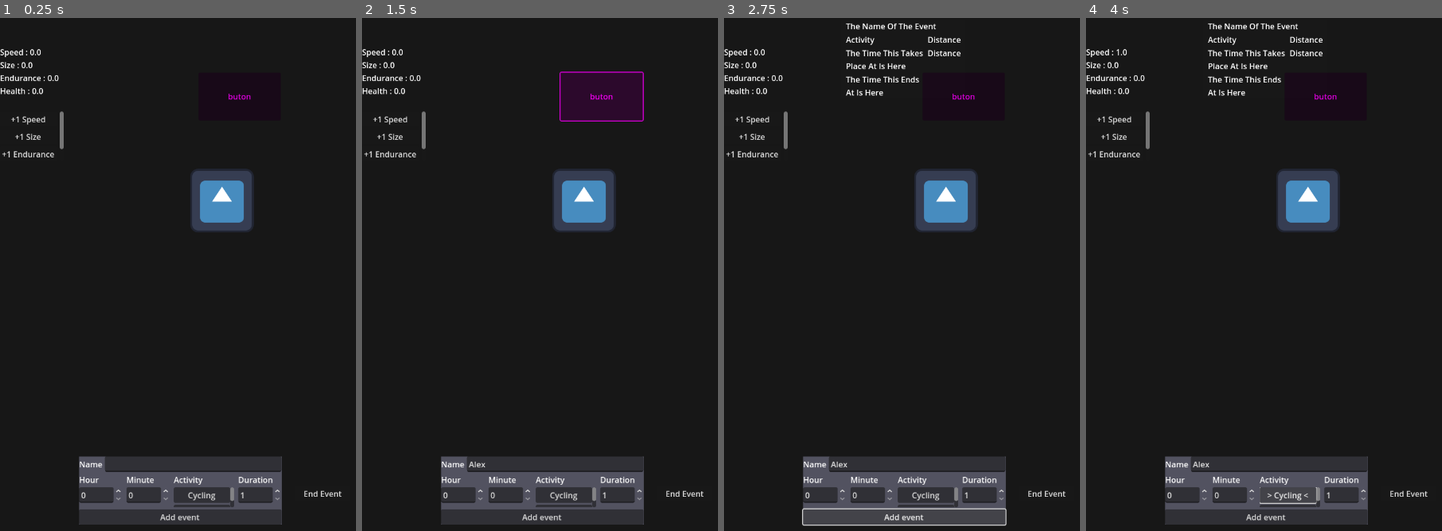
Above: before the commit, frames 1-4 (left to right).
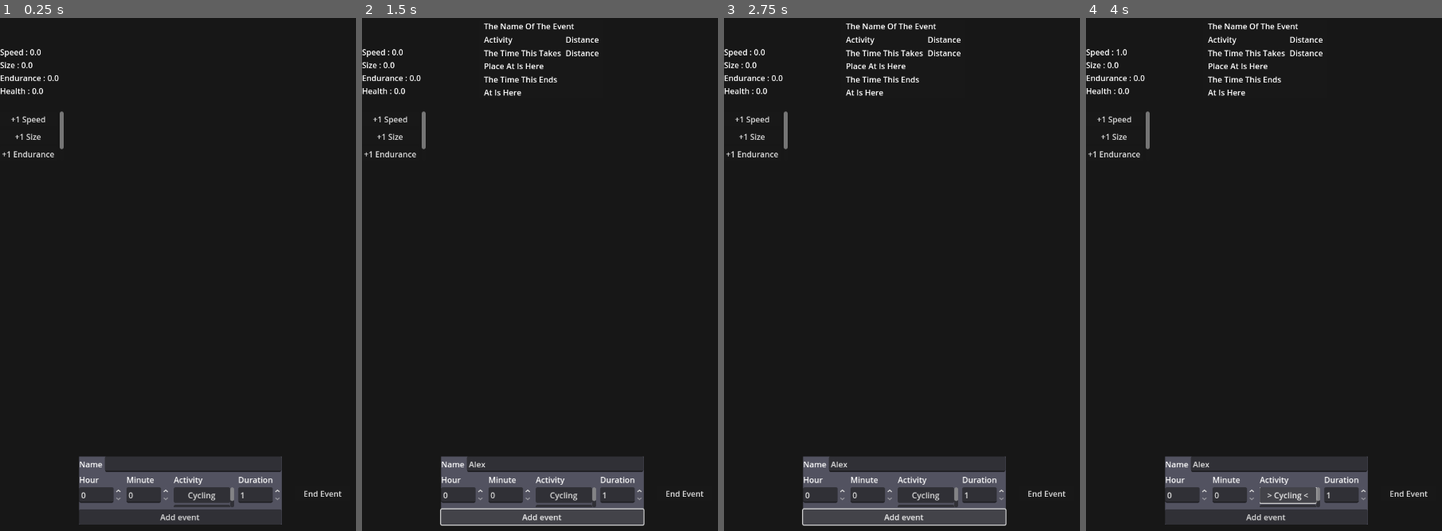
Above: after the commit, the same moments.

Repository: Faisa-l/AT-Interactivity-for-Activity-Project
Game: Godot game, scene res://Scenes/main.tscn
Two runs of this game, one before a commit and one after it. Both use one fixed random seed, a clock stepped at 60 frames per second and the inputs below. The engine's default icon, where the game draws it, is replaced by a stand-in: a white triangle on a blue panel in a dark square.
Inputs (mouse positions are in pixels of both pictures, inside the frame that each line leads up to):
- Up to frame 1 (0.25 s): no input
- Up to frame 2 (1.5 s): click (554, 464) at 0.52 s; type "Alex" at 0.6 s; click "buton" (after the commit: "Add event") at 1.25 s
- Up to frame 3 (2.75 s): click "Add event" at 2 s
- Up to frame 4 (4 s): click "+1 Speed" at 2.75 s; click "Cycling" at 3.5 s

The runs differ from the first frame. In frame 1, 2.2% of the frame differs, in the area x 53-72%, y 14-42%; in frame 2, 3.6%, in the area x 21-80%, y 1-100%; in frame 3, 2.2%; in frame 4, 2.2%.
Error before the commit: Attempt to call function 'IsStepCounterValid' in base 'null instance' on a null instance. (res://Scripts/distance_tracker.gd:44)
Error after the commit: Invalid access to property or key 'activity_name' on a base object of type 'Nil'. (res://Scripts/displayed_activity_notification.gd:26)

Commit message:
Integrate android step counter into app's walking tracker
Will use the android services if they are available, otherwise it uses the timers. The android services are in a separate scene and parented to the walking tracker.

Diff:
--- a/Resources/walking_resource.tres
+++ b/Resources/walking_resource.tres
@@ -5,7 +5,7 @@
 [resource]
 script = ExtResource("1_u5gfx")
 activity_name = "Walking"
-measurement = "Distance"
+measurement = "Steps"
 stat_table = Dictionary[String, float]({
 "Health": 1.0,
 "Speed": 0.5
--- /dev/null
+++ b/Scenes/androidsteptracker.tscn
@@ -0,0 +1,11 @@
+[gd_scene load_steps=2 format=3 uid="uid://ddnicu0j2gg1"]
+
+[ext_resource type="Script" uid="uid://643s27tp3cph" path="res://Scripts/android_step_tracker.gd" id="1_ua0l3"]
+
+[node name="AndroidStepTracker" type="Node"]
+script = ExtResource("1_ua0l3")
+
+[node name="CheckForBinding" type="Timer" parent="."]
+autostart = true
+
+[connection signal="timeout" from="CheckForBinding" to="." method="_on_check_for_binding_timeout"]
--- a/Scenes/event_creator.tscn
+++ b/Scenes/event_creator.tscn
@@ -7,6 +7,7 @@
 offset_right = 264.0
 offset_bottom = 100.0
 scale = Vector2(1.011298, 1)
+mouse_filter = 1
 script = ExtResource("1_wwcuh")
 
 [node name="Background" type="ColorRect" parent="."]
--- a/Scenes/main.tscn
+++ b/Scenes/main.tscn
@@ -14,6 +14,7 @@
 grow_horizontal = 2
 grow_vertical = 2
 size_flags_horizontal = 4
+mouse_filter = 1
 script = ExtResource("1_8gbba")
 
 [node name="Background" type="ColorRect" parent="."]
--- a/Scenes/walking_tracker.tscn
+++ b/Scenes/walking_tracker.tscn
@@ -1,42 +1,13 @@
-[gd_scene load_steps=4 format=3 uid="uid://dnxwb4t8pk6sq"]
+[gd_scene load_steps=3 format=3 uid="uid://dnxwb4t8pk6sq"]
 
 [ext_resource type="Script" uid="uid://ceeuh1ny323yr" path="res://Scripts/walking_tracker.gd" id="1_yo1tk"]
-[ext_resource type="Script" uid="uid://643s27tp3cph" path="res://Scripts/distance_tracker.gd" id="2_hwsny"]
-[ext_resource type="Texture2D" uid="uid://bbqhm78xt0m3a" path="res://icon.svg" id="3_l3tkk"]
+[ext_resource type="PackedScene" uid="uid://ddnicu0j2gg1" path="res://Scenes/androidsteptracker.tscn" id="2_l3tkk"]
 
 [node name="WalkingTracker" type="Node"]
 script = ExtResource("1_yo1tk")
 
 [node name="Timer" type="Timer" parent="."]
 
-[node name="Node" type="Node" parent="."]
-script = ExtResource("2_hwsny")
-
-[node name="TextureRect" type="TextureRect" parent="."]
-offset_left = 382.0
-offset_top = 378.0
-offset_right = 510.0
-offset_bottom = 506.0
-texture = ExtResource("3_l3tkk")
-
-[node name="Button" type="Button" parent="."]
-modulate = Color(1, 0, 1, 1)
-offset_left = 399.0
-offset_top = 185.0
-offset_right = 564.0
-offset_bottom = 281.0
-text = "buton
-"
-
-[node name="Timer2" type="Timer" parent="."]
-autostart = true
-
-[node name="Label" type="Label" parent="."]
-offset_left = 232.0
-offset_top = 325.0
-offset_right = 272.0
-offset_bottom = 348.0
+[node name="AndroidStepTracker" parent="." instance=ExtResource("2_l3tkk")]
 
 [connection signal="timeout" from="Timer" to="." method="_on_timer_timeout"]
-[connection signal="button_up" from="Button" to="Node" method="_on_button_button_up"]
-[connection signal="timeout" from="Timer2" to="Node" method="_on_timer_2_timeout"]
--- a/Scripts/activity_tracker.gd
+++ b/Scripts/activity_tracker.gd
@@ -1,6 +1,9 @@
 @abstract
 class_name ActivityTracker extends Node
 
+# Abstract class (like an interface) for the functionality of all tracked physical activities
+
+# Value returned from activity
 var result : float
 
 @abstract
@@ -11,3 +14,6 @@
 
 @abstract
 func reset()
+
+@abstract
+func end()
--- /dev/null
+++ b/Scripts/android_step_tracker.gd
@@ -0,0 +1,103 @@
+class_name AndriodStepTracker extends Node
+
+# Android specific class which retrieves step counter sensor data for a pedometer
+
+# NOTE: this class will not work unless project is running on a phone
+# Will always return null when this is ran on desktop
+var AndroidServices = null
+
+# Is this valid
+var valid = false
+
+# Foreground service started
+var started_service = false
+
+# Sensor tracking started
+var tracking = false
+
+# Binding is bound (can access tracker)
+var bound = false
+
+# Data retrieved from the step counter
+var step_data : Dictionary
+
+func _ready() -> void:
+	initialise()
+
+# Initialise this class
+func initialise() -> void:
+
+	AndroidServices = Engine.get_singleton("AndroidTelemetryUtils")
+	if !AndroidServices:
+		print("No android plugin")
+		return
+
+	print("VALID PLUGIN")
+	valid = true
+	AndroidServices.Initialise()
+	AndroidServices.RequestPermissions()
+
+# Initialise (start) the foreground service
+func initialise_service():
+	print("TRYING TO START")
+	if !valid: return
+
+	print("STARTING SERVICES")
+	if !started_service:
+		AndroidServices.InitialiseService()
+		started_service = true
+
+# Ends the foreground service this starts
+func end_service():
+	if !valid: return
+
+	if started_service:
+		AndroidServices.StopService()
+		started_service = false
+
+# Set the service binding for the android plugin
+func set_service_binding():
+	if !valid || !started_service: return
+
+	AndroidServices.SetStepCounterBinding()
+
+# Initialises the step counter
+func initialise_step_counter():
+	if !valid || !started_service: return
+
+	AndroidServices.InitialiseStepCounter()
+
+# Starts the step counter and enables its sensors
+func start_step_counter():
+	if !valid || !started_service: return
+
+	print("STARTING STEP COUNTER")
+	AndroidServices.InitialiseStepCounter()
+	AndroidServices.StartStepCounterSensor()
+
+# Stops the step counter and disables its sensors
+func end_step_counter():
+	if !valid || !started_service: return
+
+	AndroidServices.EndStepCounterSensor()
+
+# Resets the step counter's data
+func reset_step_counter():
+	if !valid || !started_service: return
+
+	AndroidServices.ResetStepCounter()
+
+# Retrieve step counter data from the plugin
+func get_step_data():
+	if !valid || !started_service || !AndroidServices.IsStepCounterValid(): return
+
+	var data = AndroidServices.GetStepData()
+	if data:
+		step_data = data
+
+
+func _on_check_for_binding_timeout() -> void:
+	# Make sure step counter is initialised
+	initialise_step_counter()
+
+	get_step_data()
--- a/Scripts/distance_tracker.gd
+++ /dev/null
@@ -1,51 +0,0 @@
-class_name DistanceTracker extends Node
-
-# Android specific class which retrieves step counter sensor data for a pedometer
-
-# NOTE: this class will not work unless project is running on a phone
-# Will always return null when this is ran on desktop
-var AndroidServices = null
-
-# Foreground service started
-var started = false
-
-# Sensor tracking started
-var tracking = false
-
-@onready
-var tex : TextureRect = $"../TextureRect"
-
-func _ready() -> void:
-	initalise()
-
-func initalise() -> void:
-
-	AndroidServices = Engine.get_singleton("AndroidTelemetryUtils")
-	if !AndroidServices:
-		print("No android plugin")
-		return
-
-	AndroidServices.Initialise()
-	AndroidServices.RequestPermissions()
-
-
-func _on_button_button_up() -> void:
-	if !started:
-		AndroidServices.InitialiseService()
-		started = true
-	else:
-		if !tracking:
-			AndroidServices.StartStepCounterSensor()
-			tracking = true
-		else:
-			AndroidServices.EndStepCounterSensor()
-
-func _on_timer_2_timeout() -> void:
-	if AndroidServices.IsStepCounterValid():
-		if started:
-			var data = AndroidServices.GetStepData()
-			if data:
-				print(data)
-				$"../Label".text = str(data["rawsteps"])
-	else:
-		AndroidServices.InitialiseStepCounter()
--- a/Scripts/main.gd
+++ b/Scripts/main.gd
@@ -49,7 +49,7 @@
 
 # When a scheduled event ends, stop the corresponding tracker
 func process_event_ended(event: ScheduledActivity) -> void:
-	trackers[event.activity.tracker_type].pause()
+	trackers[event.activity.tracker_type].end()
 	print("Activity result : " + event.activity.activity_name + " : " + str(trackers[event.activity.tracker_type].result))
 	user_pet.on_event_ended(event)
 	notification_pairs[event.activity.activity_name].queue_free()
--- a/Scripts/walking_tracker.gd
+++ b/Scripts/walking_tracker.gd
@@ -6,28 +6,54 @@
 @export
 var travelling_speed : float = 1.0
 
-var distance_travelled : float
-var running : bool:
-	get: return !timer.is_stopped()
 
 # Timeout will be when a distance is travelled
 @onready
 var timer : Timer = $Timer
 
+@onready
+var android_step_counter : AndriodStepTracker = $AndroidStepTracker
+
+var distance_travelled : float
+var running : bool:
+	get: return !timer.is_stopped()
+
 # Starts the tracker
 func start():
 	timer.start()
 
+	if android_step_counter.valid:
+		if !android_step_counter.started_service:
+			android_step_counter.initialise_service()
+
+		android_step_counter.start_step_counter()
+
 # Pauses the tracker
 func pause():
 	timer.stop()
+	if android_step_counter.valid:
+		android_step_counter.end_step_counter()
 
 # Resets the tracker
 func reset():
 	timer.stop()
 	distance_travelled = 0.0
+	if android_step_counter.valid:
+		android_step_counter.reset_step_counter()
+
+# Ends the counter
+func end():
+	pause()
+	reset()
+	if android_step_counter.valid:
+		android_step_counter.end_service()
 
 # Timeout will be when a distance has been travelled
 func _on_timer_timeout() -> void:
 	distance_travelled += travelling_speed
-	result = distance_travelled
+
+	if android_step_counter.valid:
+		print(android_step_counter.step_data)
+		result = android_step_counter.step_data["steps"] if android_step_counter.step_data.size() != 0 else result
+	else:
+		result = distance_travelled
Renamed: Scripts/distance_tracker.gd.uid -> Scripts/android_step_tracker.gd.uid
Not shown, changed: export_presets.cfg
Not shown, changed: addons/AndroidTelemetryUtils/AndroidTelemetryUtils-debug.aar
Not shown, changed: addons/AndroidTelemetryUtils/AndroidTelemetryUtils-release.aar
